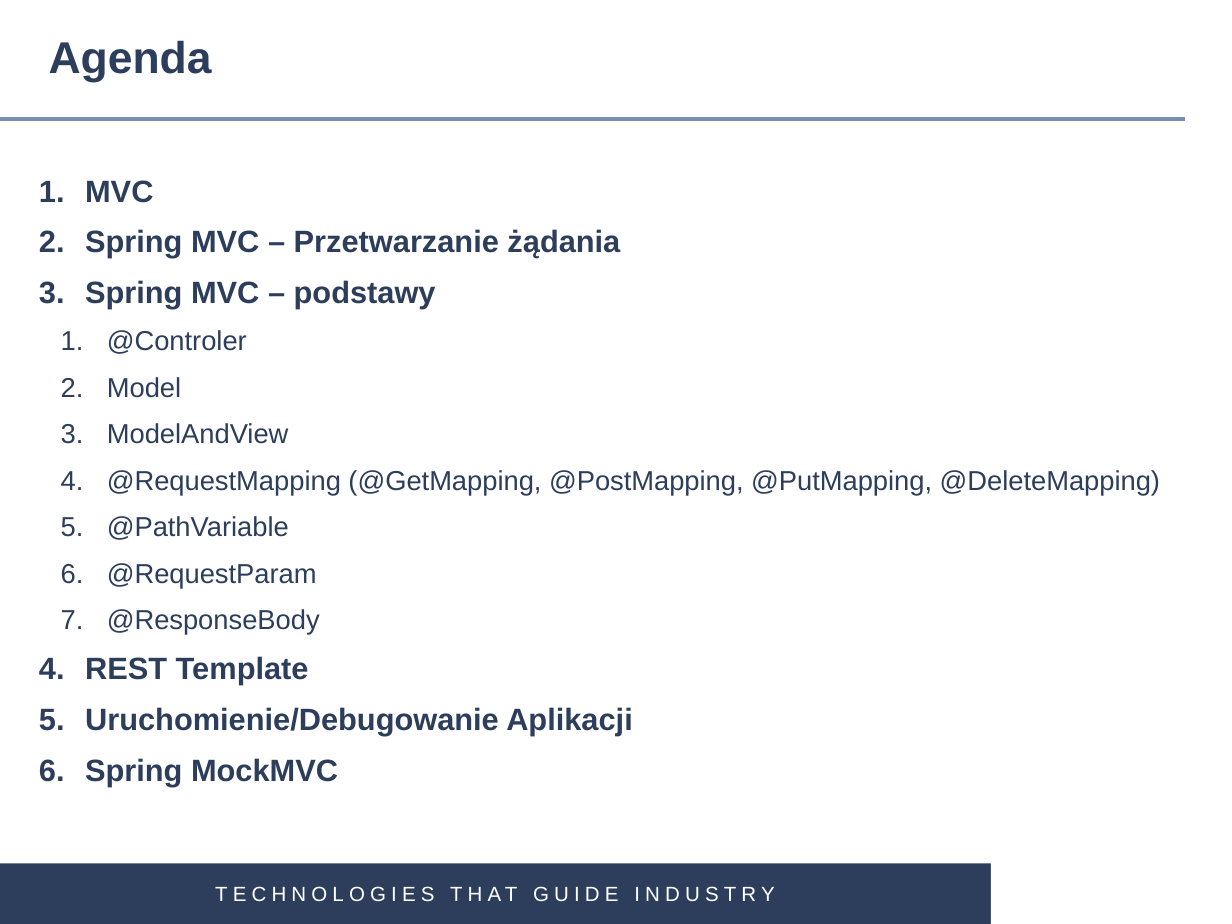
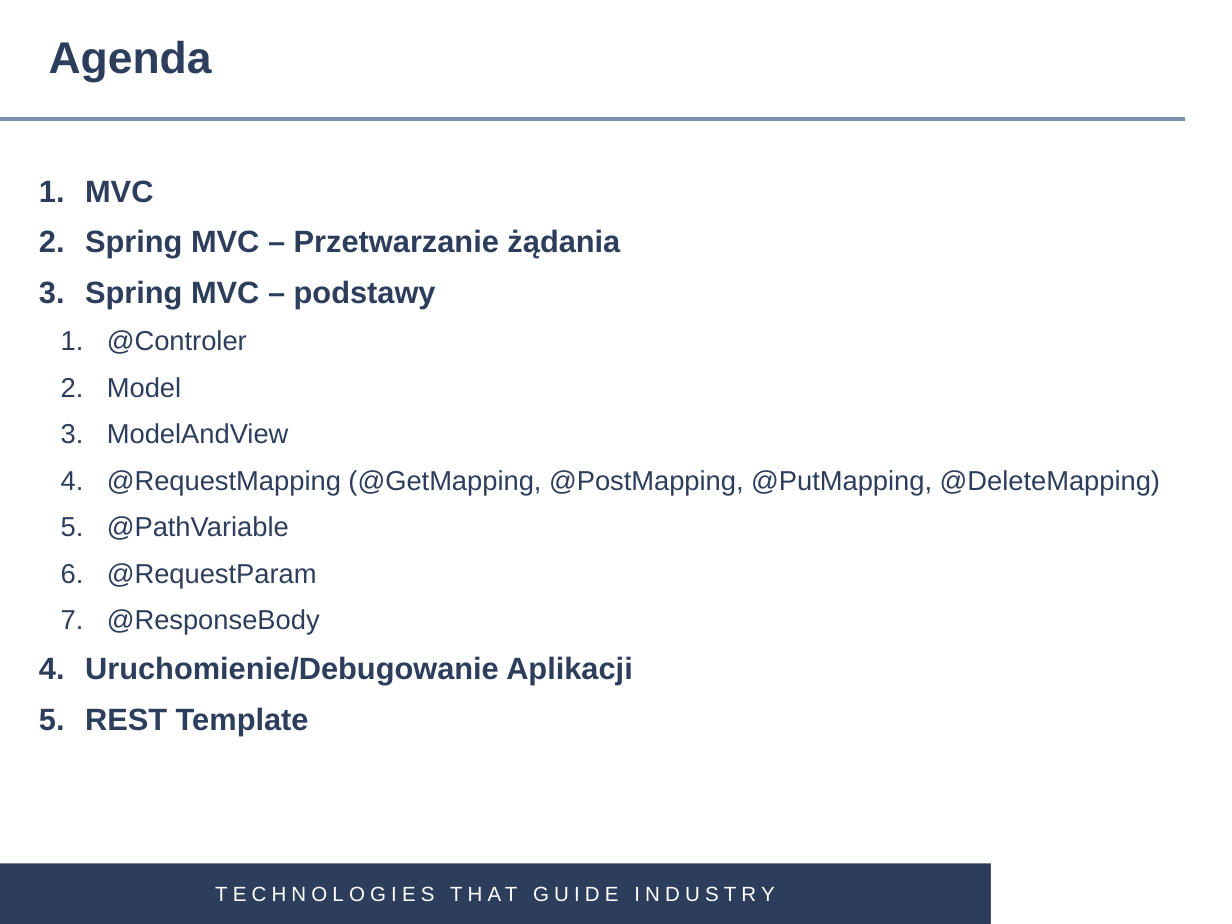
Before and after one commit to gardian91/SPRING_MVC-PSK, a slide deck: slide 2 of Spring MVC.pptx. Drawn at 1232x924 pixels with LibreOffice and Linux fonts; fonts in the diff are those of the drawing; background and template pictures are left out. Boxes give left, top, right and bottom in pixels: in the first picture for what was removed or moved away, otherwise in the second. Text is boxed around its words. In the diff, an @@ line names an element or a change of style, - is before the commit and + after.

```diff
--- a/Spring MVC.pptx
+++ b/Spring MVC.pptx
@@ text at <box>85,656,633,685</box>: paragraph added @@
+4. Uruchomienie/Debugowanie Aplikacji
@@ text at <box>85,707,633,786</box>: paragraphs removed @@
-5. Uruchomienie/Debugowanie Aplikacji
-6. Spring MockMVC
```
Also in this commit, not shown: 4 other slides changed, 12 slides added, 1 slide removed, 12 other files.
